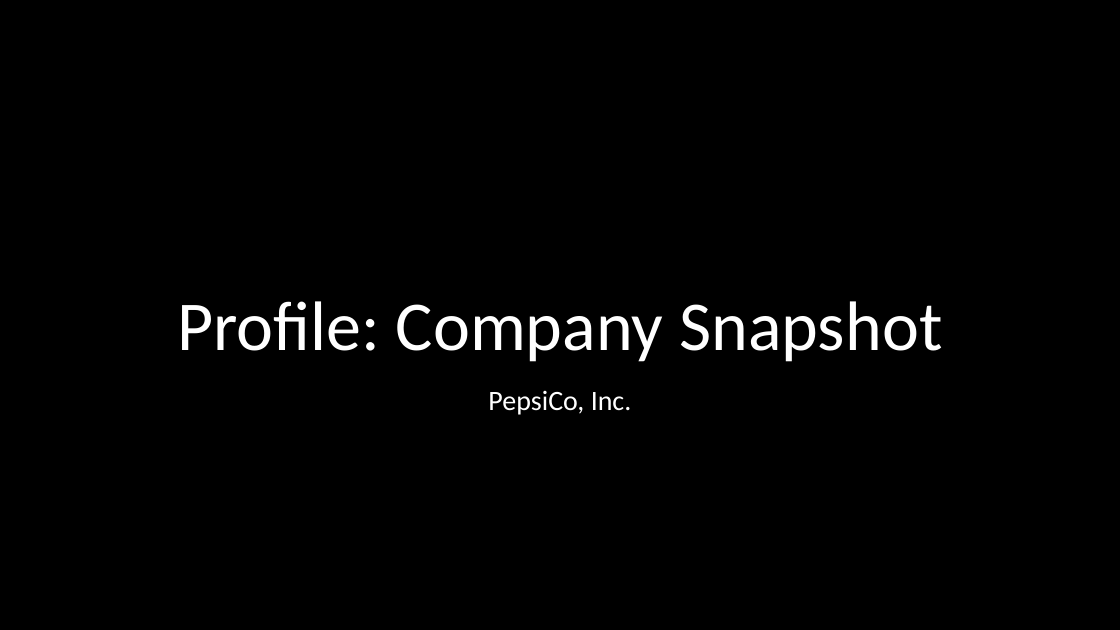
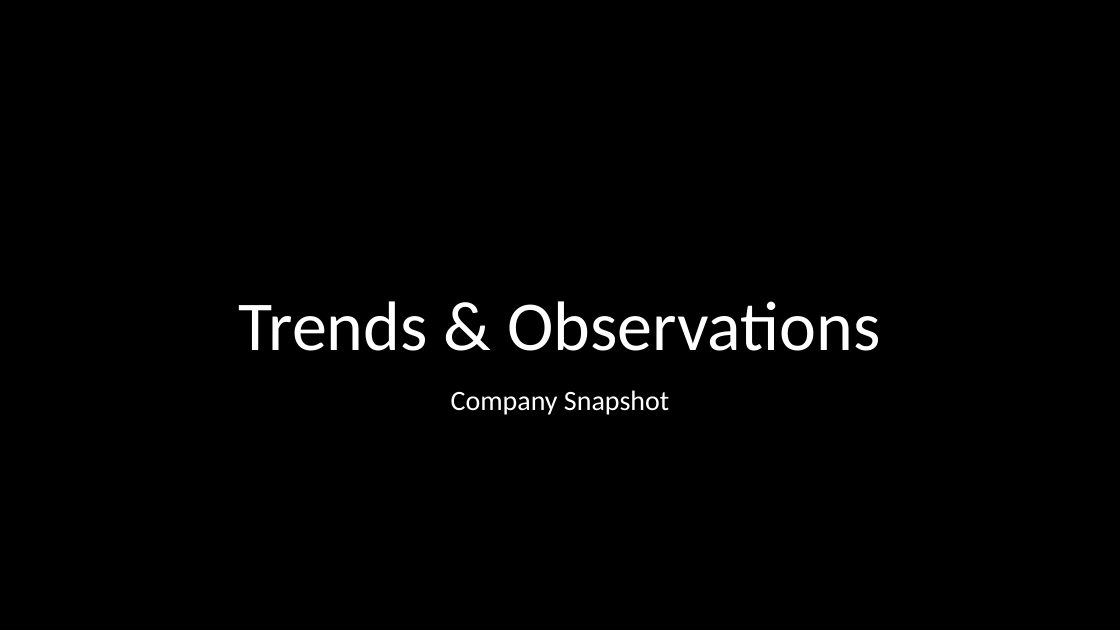
Before and after one commit to jjsmu/CaseStudy2DDS, a slide deck: slide 4 of Frito-Lay, Inc.pptx. Drawn at 1120x630 pixels with LibreOffice and Linux fonts; fonts in the diff are those of the drawing; background and template pictures are left out. Boxes give left, top, right and bottom in pixels: in the first picture for what was removed or moved away, otherwise in the second. Text is boxed around its words. In the diff, an @@ line names an element or a change of style, - is before the commit and + after.

```diff
--- a/Frito-Lay, Inc.pptx
+++ b/Frito-Lay, Inc.pptx
@@ title at box(239, 301, 881, 351): text changed @@
-Profile: Company Snapshot
+Trends & Observations
@@ text at box(451, 390, 669, 415): text changed @@
-PepsiCo, Inc.
+Company Snapshot
```
Also in this commit, not shown: 3 other slides changed, 9 slides added, 28 slides removed.
